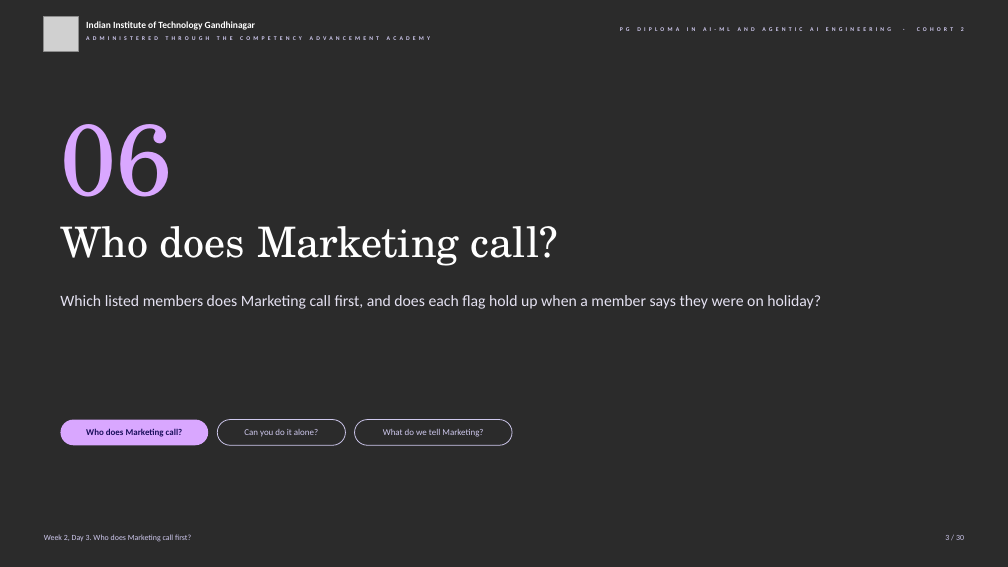
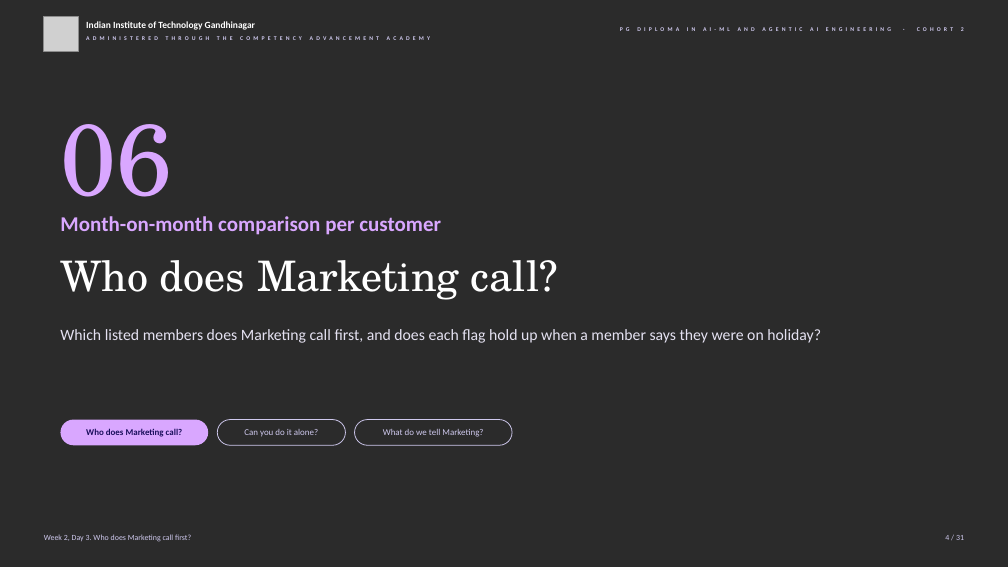
Before and after one commit to fde-academy-lab/c2-content-factory, a slide deck: slide 4 of content/W02/D3/slides/C2_W02_D03_half2_STUDENT.pptx (slide 3 before the commit). Drawn at 1008x567 pixels with LibreOffice and Linux fonts; fonts in the diff are those of the drawing; grey boxes stand for pictures; background and template pictures are left out; a plain dark background stands for a picture behind light text. Boxes give left, top, right and bottom in pixels: in the first picture for what was removed or moved away, otherwise in the second. Text is boxed around its words. In the diff, an @@ line names an element or a change of style, - is before the commit and + after.

```diff
--- a/content/W02/D3/slides/C2_W02_D03_half2_STUDENT.pptx
+++ b/content/W02/D3/slides/C2_W02_D03_half2_STUDENT.pptx
@@ text added at [60,216,441,235], 20 pt, text #D9A7FF, bold @@
+Month-on-month comparison per customer
@@ text "Who does Marketing call?": place and size @@
-text "Who does Marketing call?" at [60,226,558,266]
+text "Who does Marketing call?" at [60,260,558,300]
@@ text "Which listed members does Marketing ...": place and size @@
-text "Which listed members does Marketing ..." at [60,295,821,309]
+text "Which listed members does Marketing ..." at [60,329,821,343]
```
Also in this commit, not shown: 29 other slides changed, 1 slide added, 3 other files.
